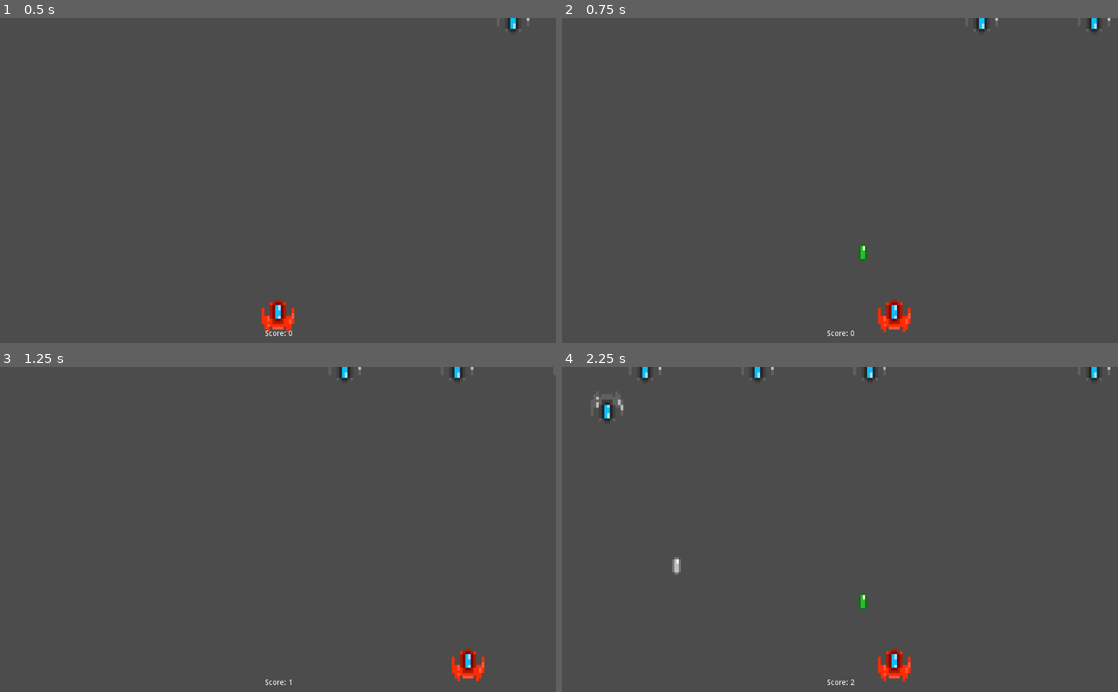
Above: before the commit, frames 1-4 (two rows, left to right).
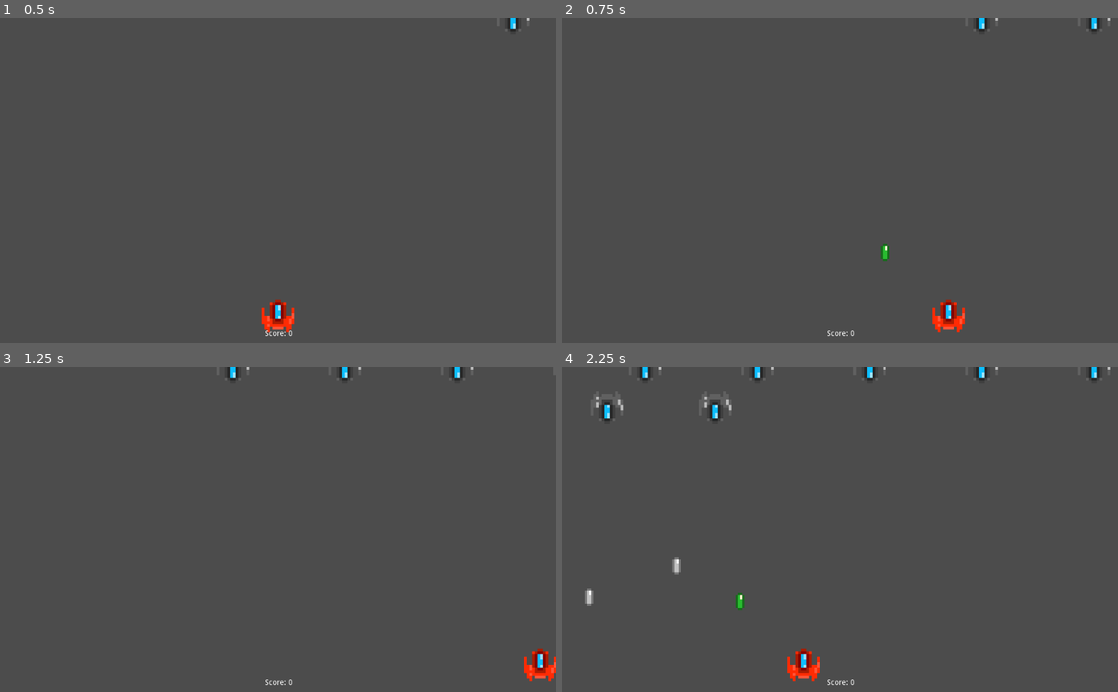
Above: after the commit, the same moments.

Repository: PandorasGit/LudumDare51Submission
Game: Godot game, scene res://World/World.tscn
Same seed, same stepped clock (60 frames per second), same inputs: the game is played once before the commit and once after it.
Inputs:
- Up to frame 1 (0.5 s): no input
- Up to frame 2 (0.75 s): hold D (move_right) from 0.53 s (still down); tap Space (shoot) at 0.6 s
- Up to frame 3 (1.25 s): keep holding D (move_right)
- Up to frame 4 (2.25 s): release D (move_right) at 1.28 s; hold A (move_left) 1.28-2.03 s; tap Space (shoot) at 1.35, 2.1 s; hold D (move_right) from 2.03 s (still down)

Frame 1 is identical in both runs. In frame 2, 1.0% of the frame differs, in the area x 53-73%, y 69-97%; in frame 3, 0.9%; in frame 4, 1.2%, in the area x 4-79%, y 0-98%.

Commit message:
Create movement boundaries for player

Diff:
--- a/project/Player/Player.gd
+++ b/project/Player/Player.gd
@@ -5,7 +5,7 @@
 
 
 var _velocity := Vector2.ZERO
-var _speed := 500
+var _speed := 1000
 var _bullet_id := 1
 var _has_fired := false
 
--- a/project/World/World.tscn
+++ b/project/World/World.tscn
@@ -1,10 +1,13 @@
-[gd_scene load_steps=6 format=2]
+[gd_scene load_steps=7 format=2]
 
 [ext_resource path="res://Player/Player.tscn" type="PackedScene" id=1]
 [ext_resource path="res://HUD/HUD.tscn" type="PackedScene" id=2]
 [ext_resource path="res://EnemySpawner/EnemySpawner.tscn" type="PackedScene" id=3]
 [ext_resource path="res://World/World.gd" type="Script" id=4]
 [ext_resource path="res://BulletSpawner/BulletSpawner.tscn" type="PackedScene" id=5]
+
+[sub_resource type="RectangleShape2D" id=1]
+extents = Vector2( 10, 31 )
 
 [node name="World" type="Node2D"]
 script = ExtResource( 4 )
@@ -21,3 +24,18 @@
 anchor_bottom = 0.0
 margin_right = 1028.0
 margin_bottom = 600.0
+
+[node name="Player Boundaries" type="Node2D" parent="."]
+position = Vector2( 512, 6 )
+
+[node name="BoundaryLeft" type="StaticBody2D" parent="Player Boundaries"]
+position = Vector2( -522, 550 )
+
+[node name="CollisionShape2D" type="CollisionShape2D" parent="Player Boundaries/BoundaryLeft"]
+shape = SubResource( 1 )
+
+[node name="BoundaryRight" type="StaticBody2D" parent="Player Boundaries"]
+position = Vector2( 523, 550 )
+
+[node name="CollisionShape2D" type="CollisionShape2D" parent="Player Boundaries/BoundaryRight"]
+shape = SubResource( 1 )
